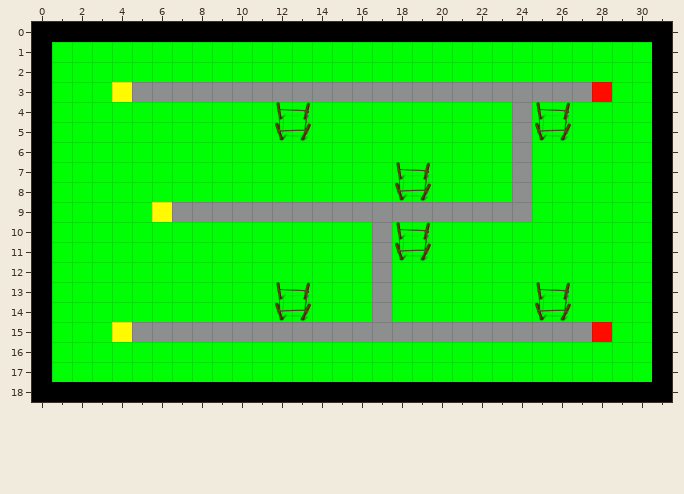
Level history. Tiled map: Project Files/Assets/Assets/Resources/Tiled/Levels/04.tmx. That is the earlier state.
Cells are 64x64 px. Shown: x 0..31, y 0..18.
After:
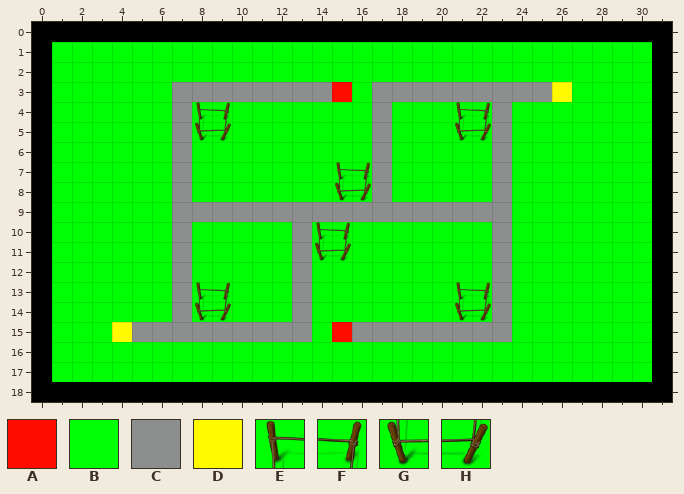
Key: from "sprite": A 0, B 1, C 3, D 4, E 6, F 7, G 8, H 9.
_ is an empty cell.
Difference:
Layer "Border":
y 3: x 4..6 DCC -> BBB; x 15..16 CC -> AB; x 26..28 CCA -> DBB
y 4: x 7..9 BBB -> CEF; x 12..13 EF -> BB; x 17 B -> C; x 21..26 BBBCEF -> EFCBBB
y 5: x 7..9 BBB -> CGH; x 12..13 GH -> BB; x 17 B -> C; x 21..26 BBBCGH -> GHCBBB
y 6: x 7 B -> C; x 17 B -> C; x 23..24 BC -> CB
y 7: x 7 B -> C; x 15..19 BBBEF -> EFCBB; x 23..24 BC -> CB
y 8: x 7 B -> C; x 15..19 BBBGH -> GHCBB; x 23..24 BC -> CB
y 9: x 6 D -> B; x 24 C -> B
y 10: x 7 B -> C; x 13..15 BBB -> CEF; x 17..19 CEF -> BBB; x 23 B -> C
y 11: x 7 B -> C; x 13..15 BBB -> CGH; x 17..19 CGH -> BBB; x 23 B -> C
y 12: x 7 B -> C; x 13 B -> C; x 17 C -> B; x 23 B -> C
y 13: x 7..9 BBB -> CEF; x 12..13 EF -> BC; x 17 C -> B; x 21..23 BBB -> EFC; x 25..26 EF -> BB
y 14: x 7..9 BBB -> CGH; x 12..13 GH -> BC; x 17 C -> B; x 21..23 BBB -> GHC; x 25..26 GH -> BB
y 15: x 14..15 CC -> BA; x 24..28 CCCCA -> BBBBB
Changed places in both pictures, as pixel boxes (x1, y1, x2, y2):
changed: (112, 82, 232, 322)
changed: (332, 82, 432, 202)
changed: (455, 82, 612, 342)
changed: (275, 102, 312, 142)
changed: (275, 222, 352, 342)
changed: (372, 222, 432, 322)
